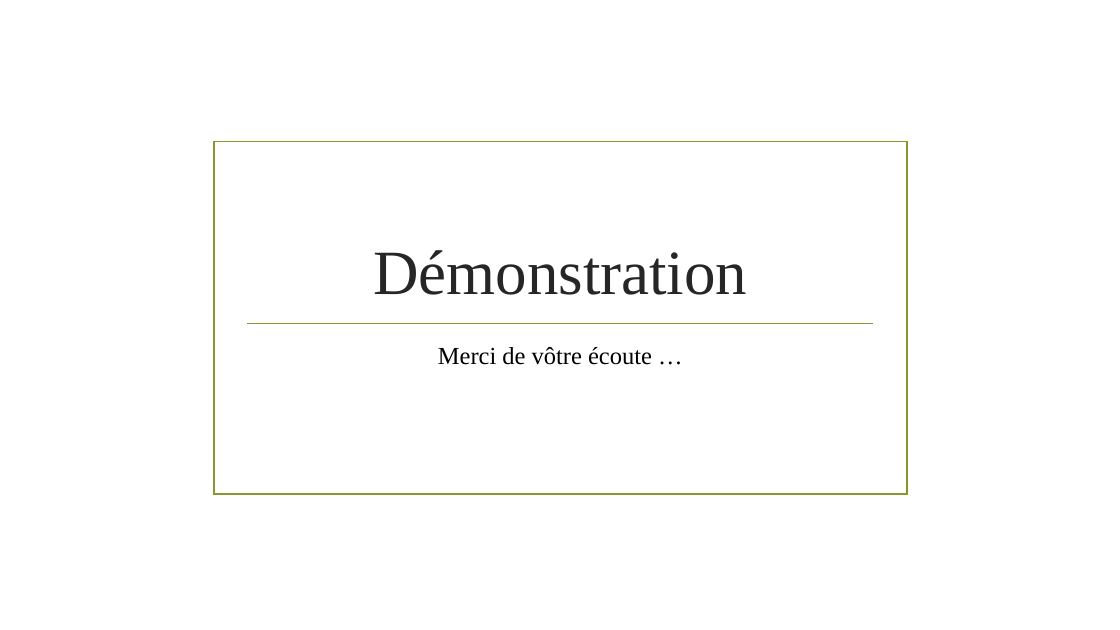
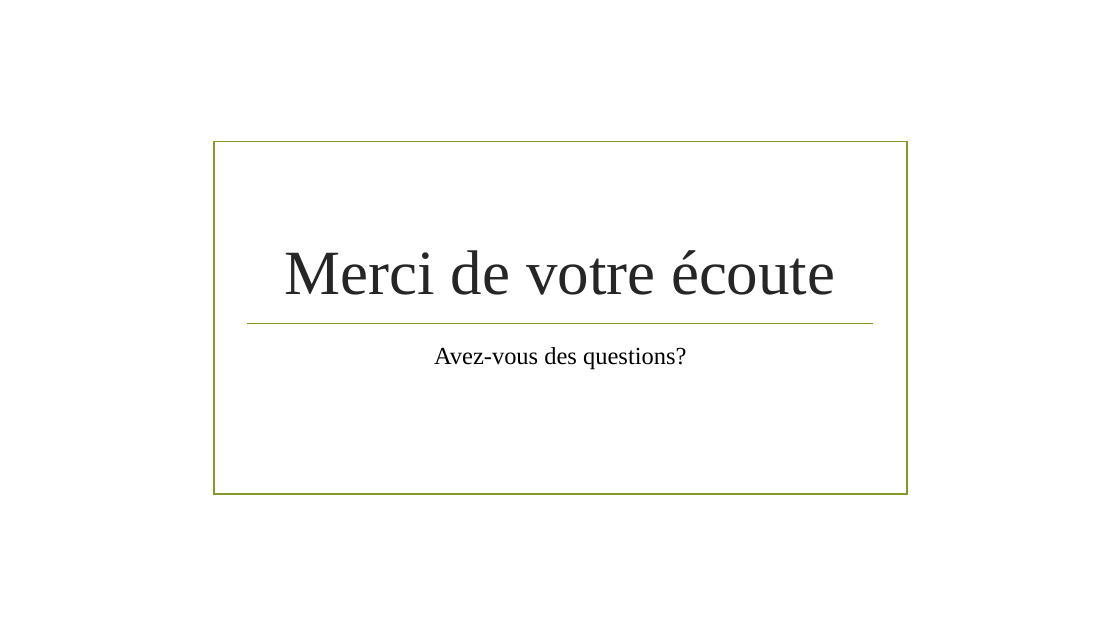
Before and after one commit to UndefinedThing/HardShop, a slide deck: slide 7 of Projet ORM-API.pptx (slide 6 before the commit). Drawn at 1120x630 pixels with LibreOffice and Linux fonts; fonts in the diff are those of the drawing; background and template pictures are left out. Boxes give left, top, right and bottom in pixels: in the first picture for what was removed or moved away, otherwise in the second. Text is boxed around its words. In the diff, an @@ line names an element or a change of style, - is before the commit and + after.

```diff
--- a/Projet ORM-API.pptx
+++ b/Projet ORM-API.pptx
@@ title at bbox=[285, 250, 835, 295]: text changed @@
-Démonstration
+Merci de votre écoute
@@ subtitle at bbox=[434, 347, 686, 370]: text changed @@
-Merci de vôtre écoute …
+Avez-vous des questions?
```
Also in this commit, not shown: 2 other slides changed, 1 slide added.
